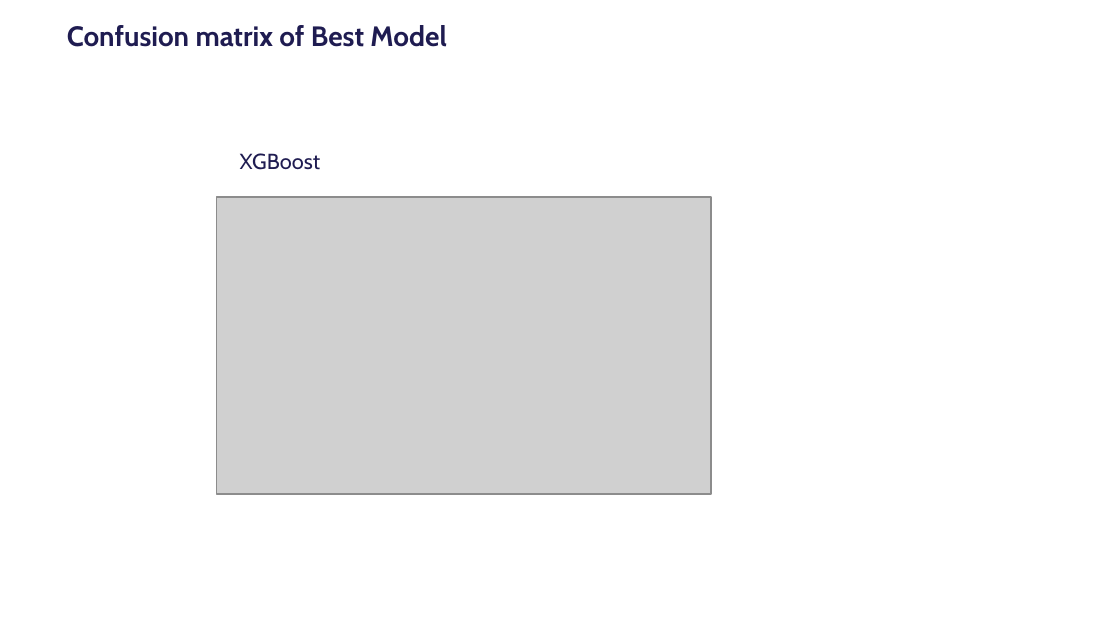
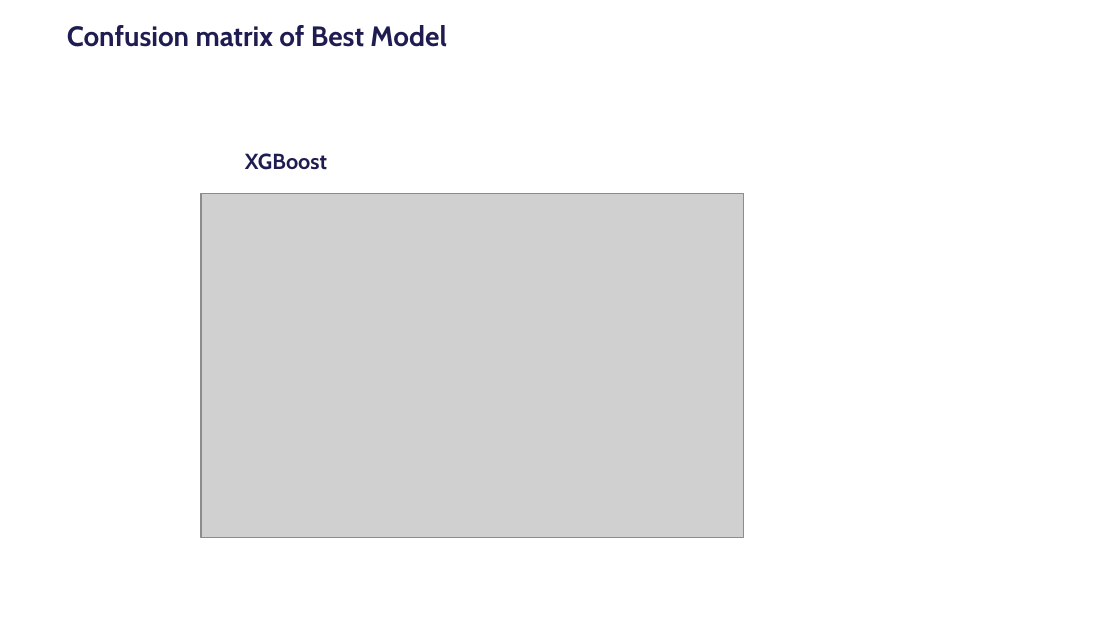
Before and after one commit to ShahadAbdulaziz/Network-Intrusion-detection_Classification, a slide deck: slide 11 of Network Intrusion detection.pptx. Drawn at 1120x630 pixels with LibreOffice and Linux fonts; fonts in the diff are those of the drawing; grey boxes stand for pictures. Boxes give left, top, right and bottom in pixels: in the first picture for what was removed or moved away, otherwise in the second. Text is boxed around its words. In the diff, an @@ line names an element or a change of style, - is before the commit and + after.

```diff
--- a/Network Intrusion detection.pptx
+++ b/Network Intrusion detection.pptx
@@ text "XGBoost" at [245,153,327,170]: bold on @@
@@ picture: place and size @@
-picture at [216,197,711,494]
+picture at [200,194,743,538]
```
Also in this commit, not shown: 3 other slides changed.
